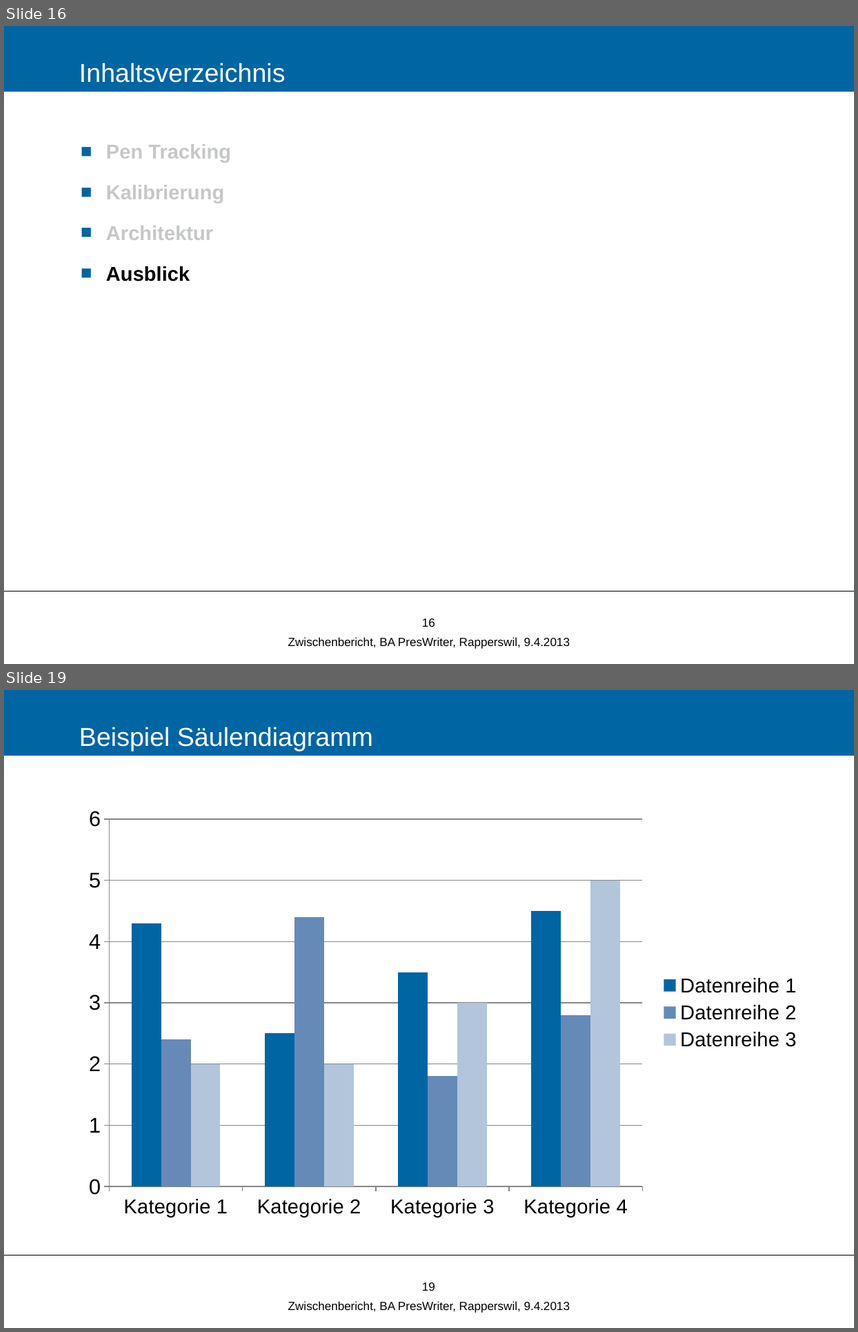
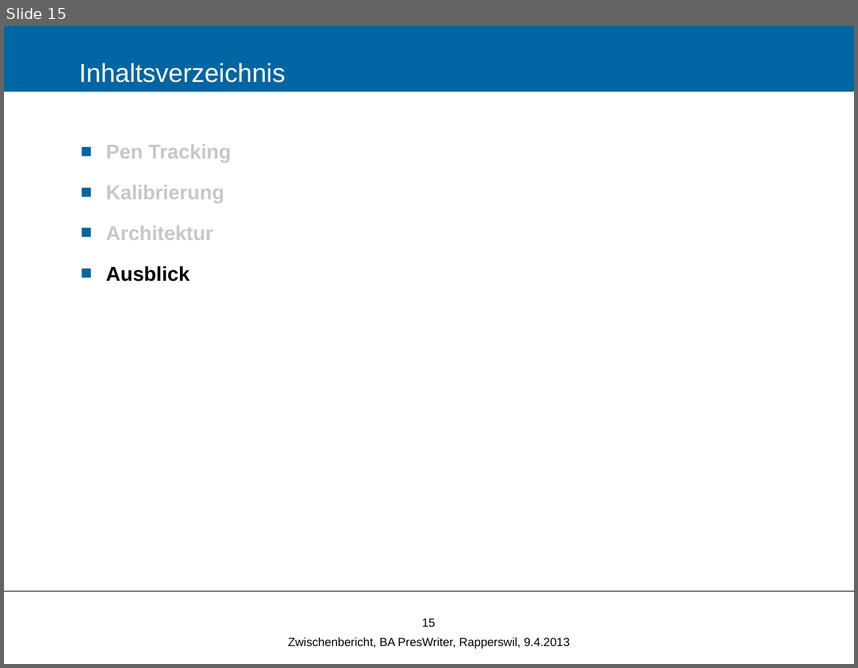
Before and after one commit to Zyklop/Magic-Whiteboard, a slide deck: Doc/Zwischenbericht.pptx. Shown one above the other, each under a label of ours: slides 16 and 19 before the commit, slide 15 after it; the slides between them are not shown. The pictures are 858x1332 and 858x668 pixels, drawn with LibreOffice and Linux fonts; fonts in the diff are those of the drawing; background and template pictures are left out. Boxes give left, top, right and bottom in pixels: in the first picture for what was removed or moved away, otherwise in the second. Text is boxed around its words. In the diff, an @@ line names an element or a change of style, - is before the commit and + after.

```diff
--- a/Doc/Zwischenbericht.pptx
+++ b/Doc/Zwischenbericht.pptx
@@ slide 19 removed at (4, 690, 854, 1328), background #FFFFFF; not listed: 1 template element that a slide beside it also shows @@
@@ title removed at (4, 690, 854, 756) @@
-Beispiel Säulendiagramm
@@ column chart removed at (74, 799, 811, 1226) @@
-categories: Kategorie 1, Kategorie 2, Kategorie 3, Kategorie 4
-Datenreihe 1: 4.3, 2.5, 3.5, 4.5
-Datenreihe 2: 2.4, 4.4, 1.8, 2.8
-Datenreihe 3: 2, 2, 3, 5
@@ page number removed at (422, 1282, 435, 1290) @@
-19
@@ text removed at (288, 1301, 570, 1312) @@
-Zwischenbericht, BA PresWriter, Rapperswil, 9.4.2013
@@ what was slide 16 is now slide 15 @@
@@ page number at (422, 618, 435, 626): text changed @@
-16
+15
```
Also in this commit, not shown: 4 slides changed, 7 other slides removed, 3 other files.
